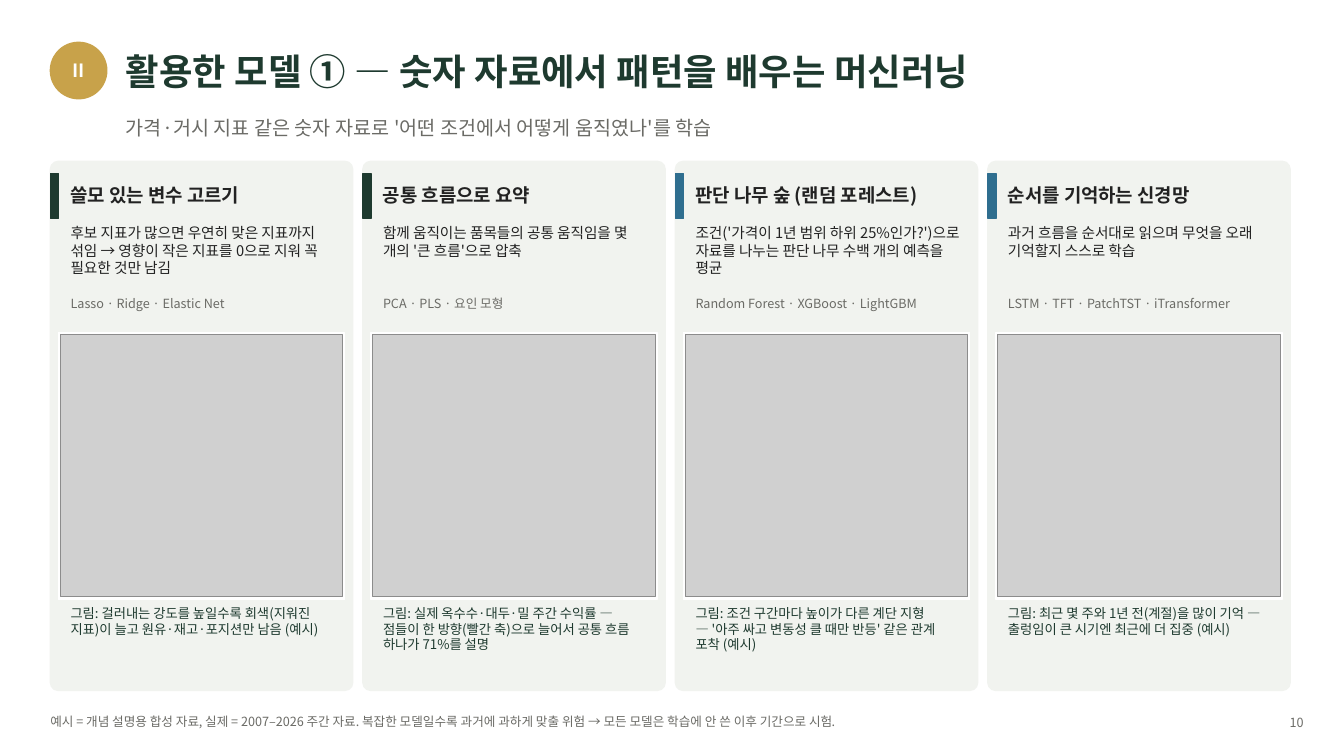
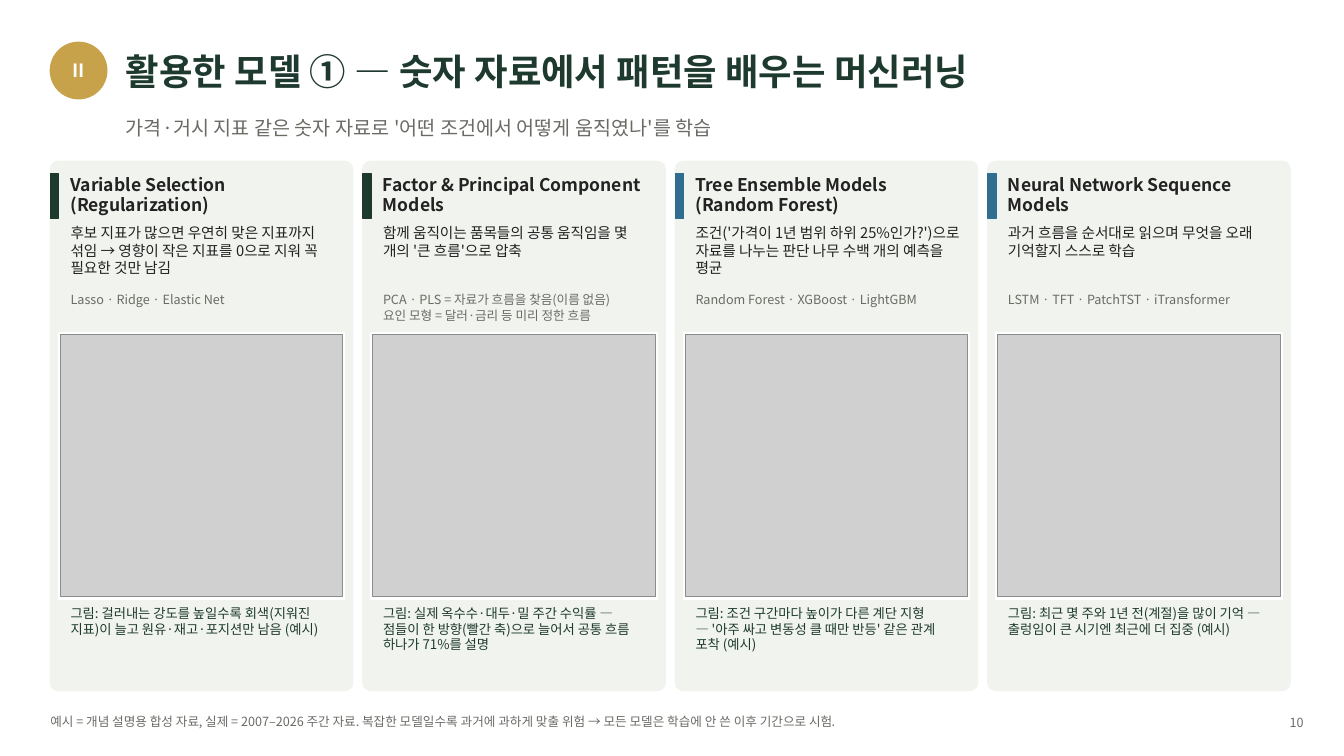
Before and after one commit to grainchobo-alt/commodity-analytics-lab, a slide deck: slide 10 of docs/발표/원자재_퀀트_MI_발표_v4.pptx. Drawn at 1344x756 pixels with LibreOffice and Linux fonts; fonts in the diff are those of the drawing; grey boxes stand for pictures. Boxes give left, top, right and bottom in pixels: in the first picture for what was removed or moved away, otherwise in the second. Text is boxed around its words. In the diff, an @@ line names an element or a change of style, - is before the commit and + after.

```diff
--- a/docs/발표/원자재_퀀트_MI_발표_v4.pptx
+++ b/docs/발표/원자재_퀀트_MI_발표_v4.pptx
@@ text at (71,177,226,216): text changed; size 13.5 to 12.5 pt @@
-쓸모 있는 변수 고르기
+Variable Selection (Regularization)
@@ text at (383,177,640,212): text changed; size 13.5 to 12.5 pt @@
-공통 흐름으로 요약
+Factor & Principal Component Models
@@ text at (695,177,887,215): text changed; size 13.5 to 12.5 pt @@
-판단 나무 숲 (랜덤 포레스트)
+Tree Ensemble Models (Random Forest)
@@ text at (1008,177,1232,212): text changed; size 13.5 to 12.5 pt @@
-순서를 기억하는 신경망
+Neural Network Sequence Models
@@ text "Lasso · Ridge · Elastic ...": place and size @@
-text "Lasso · Ridge · Elastic ..." at (71,298,225,311)
+text "Lasso · Ridge · Elastic ..." at (71,294,225,307)
@@ text at (383,293,610,321): text changed @@
-PCA · PLS · 요인 모형
+PCA · PLS = 자료가 흐름을 찾음(이름 없음)
+요인 모형 = 달러·금리 등 미리 정한 흐름
@@ text "Random Forest · XGBoost · ...": place and size @@
-text "Random Forest · XGBoost · ..." at (696,298,917,311)
+text "Random Forest · XGBoost · ..." at (696,294,917,307)
@@ text "LSTM · TFT · PatchTST ...": place and size @@
-text "LSTM · TFT · PatchTST ..." at (1008,298,1230,308)
+text "LSTM · TFT · PatchTST ..." at (1008,294,1230,304)
```
Also in this commit, not shown: 2 other slides changed, 48 other files.
